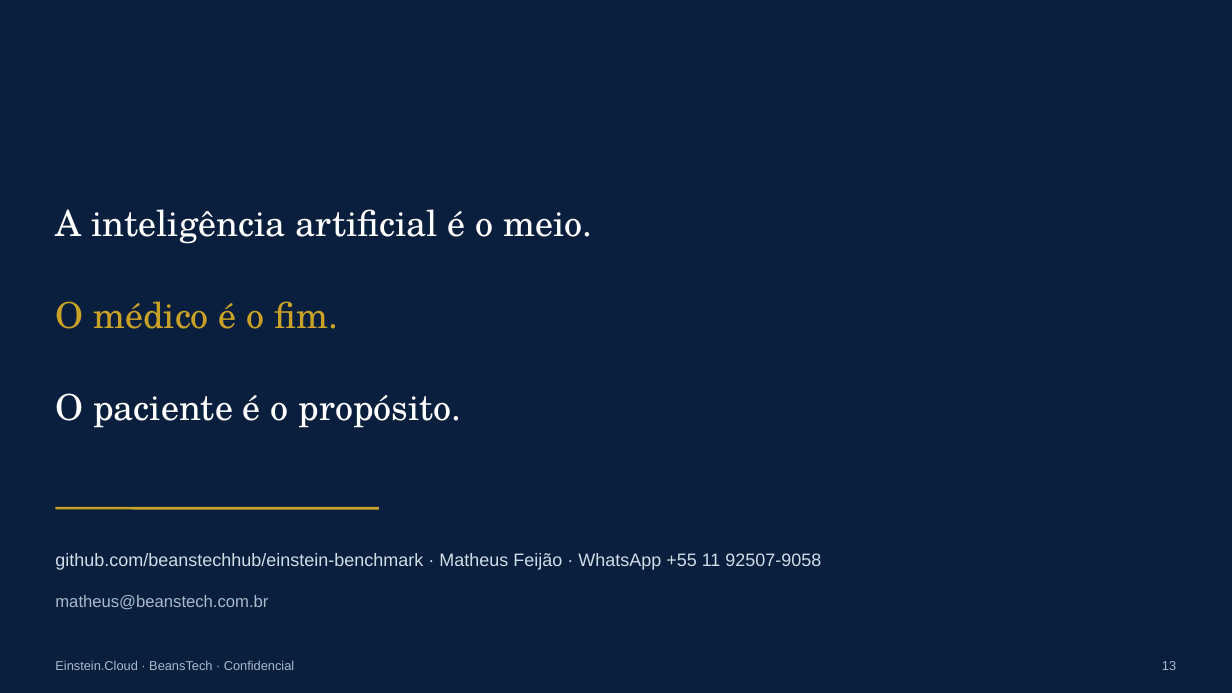
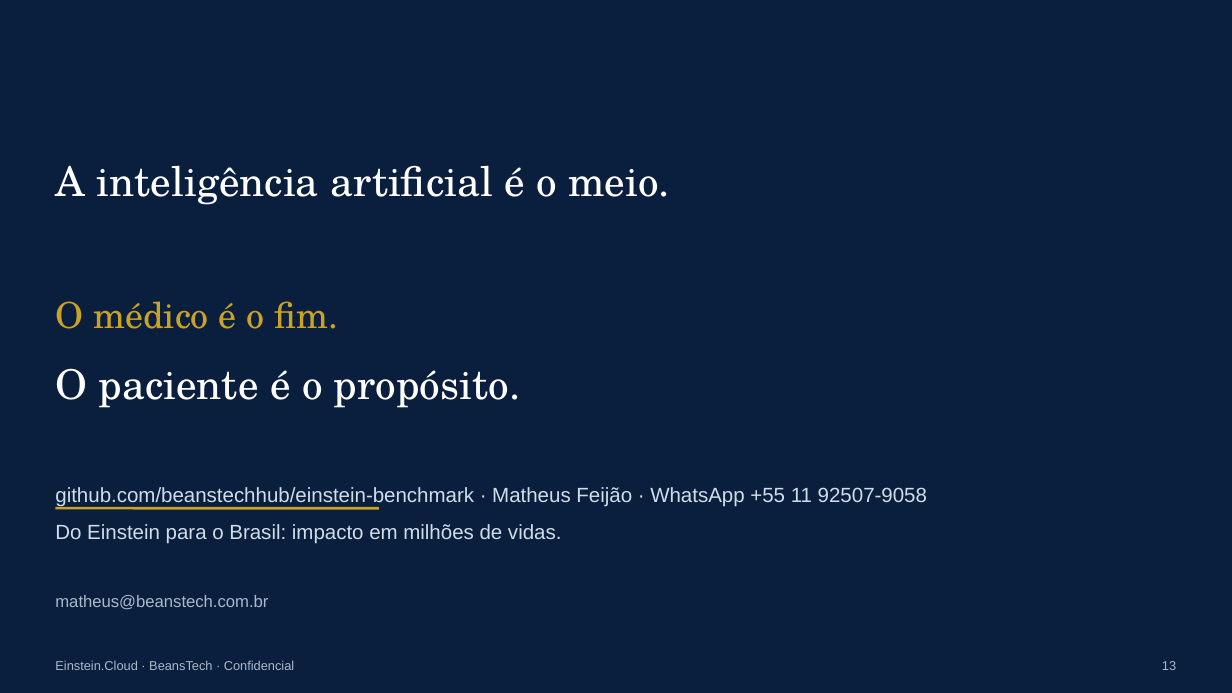
Before and after one commit to beanstechhub/healthtech-infra, a slide deck: slide 13 of apresentacoes/Einstein_Cloud_Apresentacao.pptx. Drawn at 1232x693 pixels with LibreOffice and Linux fonts; fonts in the diff are those of the drawing. Boxes give left, top, right and bottom in pixels: in the first picture for what was removed or moved away, otherwise in the second. Text is boxed around its words. In the diff, an @@ line names an element or a change of style, - is before the commit and + after.

Commit message:
Qwen: 'um dos melhores do mundo' (PT/EN); Einstein: S5/S8/S13 preenchidos, sintaxe corrigida

```diff
--- a/apresentacoes/Einstein_Cloud_Apresentacao.pptx
+++ b/apresentacoes/Einstein_Cloud_Apresentacao.pptx
@@ text "A inteligência artificial é o ..." at (x1=55, y1=165, x2=670, y2=205): size 28 to 32 pt @@
@@ text "A inteligência artificial é o ..." moved from (x1=55, y1=209, x2=593, y2=244) to (x1=55, y1=165, x2=670, y2=205) @@
@@ text "O paciente é o propósito." moved from (x1=55, y1=393, x2=462, y2=428) to (x1=55, y1=368, x2=520, y2=408) @@
@@ text "O paciente é o propósito." at (x1=55, y1=368, x2=520, y2=408): size 28 to 32 pt @@
@@ text "github.com/beanstechhub/einstein-benchmark · Matheus Feijão  ..." moved from (x1=55, y1=553, x2=821, y2=570) to (x1=55, y1=487, x2=927, y2=507) @@
@@ text "github.com/beanstechhub/einstein-benchmark · Matheus Feijão  ..." at (x1=55, y1=487, x2=927, y2=507): size 14 to 16 pt @@
@@ text added at (x1=55, y1=524, x2=562, y2=544), 16 pt, text #D0DCE8 @@
+Do Einstein para o Brasil: impacto em milhões de vidas.
```
Also in this commit, not shown: 2 other slides changed, 4 other files.
